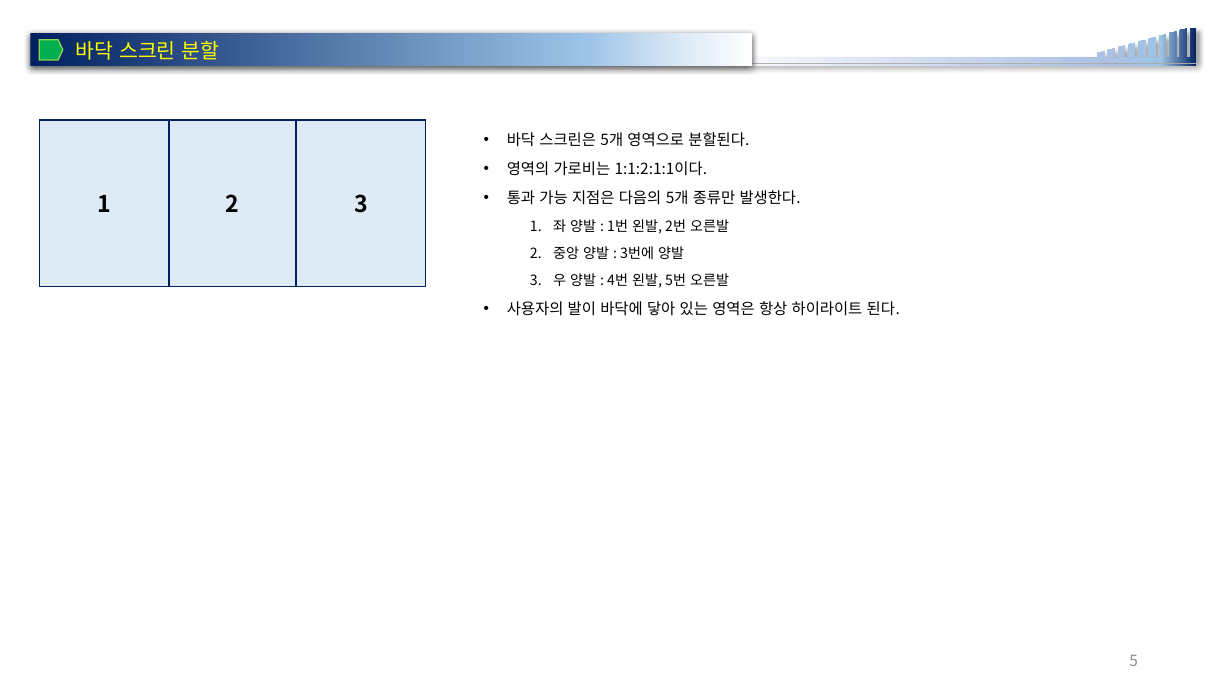
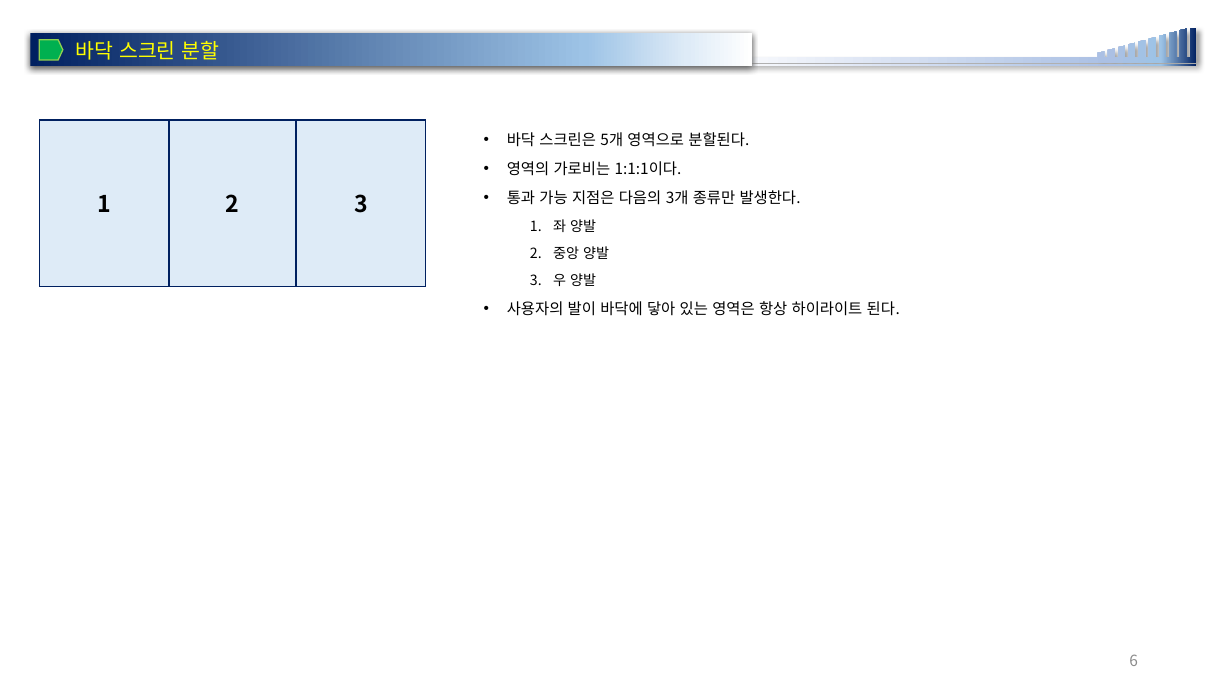
Before and after one commit to rheeeuro/joyrun, a slide deck: slide 6 of docs/[JoyFitness] 전시회용 미니 게임_JoyRun.pptx (slide 5 before the commit). Drawn at 1232x693 pixels with LibreOffice and Linux fonts; fonts in the diff are those of the drawing; background and template pictures are left out. Boxes give left, top, right and bottom in pixels: in the first picture for what was removed or moved away, otherwise in the second. Text is boxed around its words. In the diff, an @@ line names an element or a change of style, - is before the commit and + after.

```diff
--- a/docs/[JoyFitness] 전시회용 미니 게임_JoyRun.pptx
+++ b/docs/[JoyFitness] 전시회용 미니 게임_JoyRun.pptx
@@ text at (x1=507, y1=161, x2=801, y2=286): text changed @@
-• 영역의 가로비는 1:1:2:1:1이다.
-• 통과 가능 지점은 다음의 5개 종류만 발생한다.
-  1. 좌 양발 : 1번 왼발, 2번 오른발
-  2. 중앙 양발 : 3번에 양발
-  3. 우 양발 : 4번 왼발, 5번 오른발
+• 영역의 가로비는 1:1:1이다.
+• 통과 가능 지점은 다음의 3개 종류만 발생한다.
+  1. 좌 양발
+  2. 중앙 양발
+  3. 우 양발
@@ page number at (x1=1129, y1=654, x2=1138, y2=666): text changed @@
-5
+6
```
Also in this commit, not shown: 3 other slides changed, 2 slides added, 38 other files.
